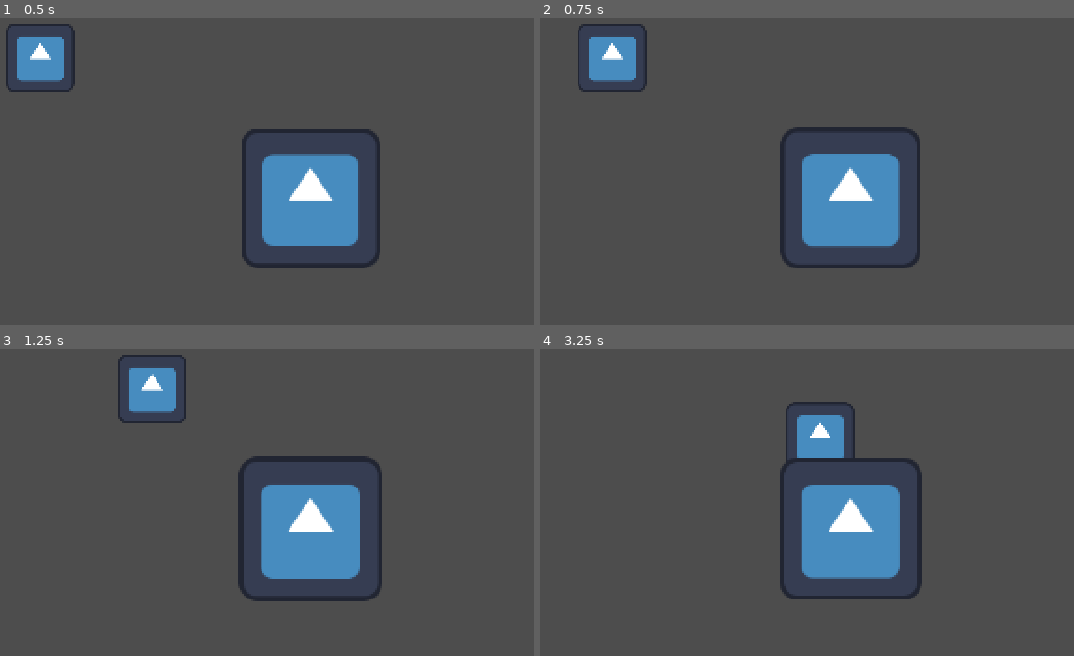
Above: before the commit, frames 1-4 (two rows, left to right).
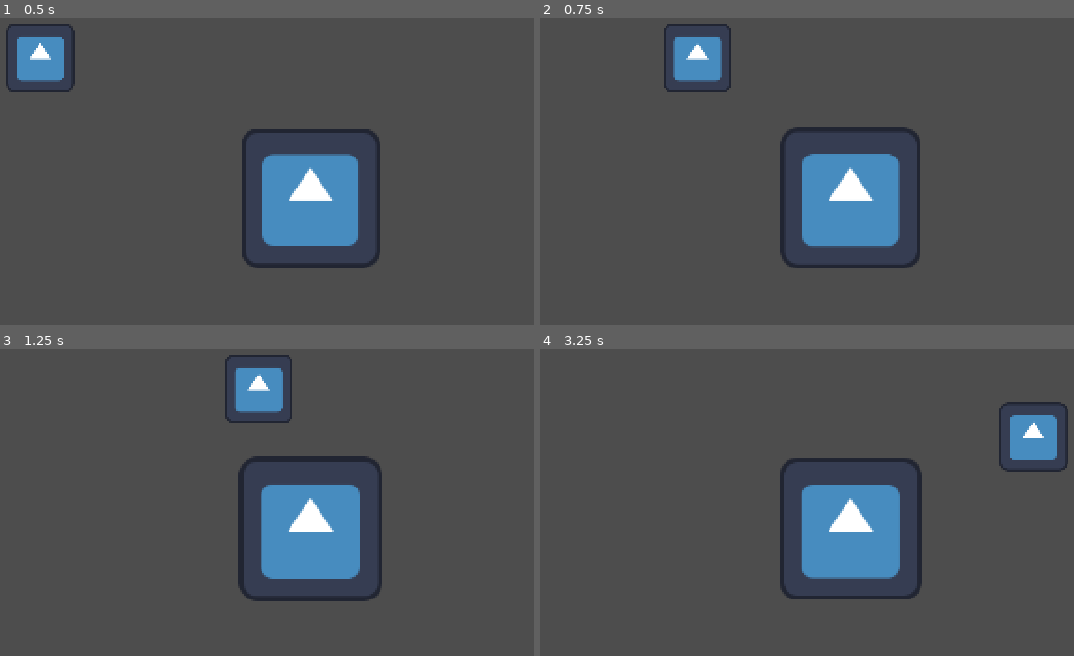
Above: after the commit, the same moments.

Repository: arrowira/minijamegam59
Game: Godot game, scene res://main.tscn
Same seed, same stepped clock (60 frames per second), same inputs: the game is played once before the commit and once after it. The engine's default icon, where the game draws it, is replaced by a stand-in: a white triangle on a blue panel in a dark square.
Inputs:
- Up to frame 1 (0.5 s): no input
- Up to frame 2 (0.75 s): hold D (right) from 0.53 s (still down); tap Space (dash) at 0.6 s
- Up to frame 3 (1.25 s): keep holding D (right)
- Up to frame 4 (3.25 s): release D (right) at 1.28 s; hold S (down) 1.28-2.03 s; tap Space (dash) at 1.35, 2.1, 2.85 s; hold D (right) 2.03-2.78 s; hold W (up) from 2.78 s (still down)

Frame 1 is identical in both runs. In frame 2, 3.3% of the frame differs, in the area x 7-36%, y 1-25%; in frame 3, 3.2%; in frame 4, 3.4%, in the area x 46-99%, y 17-41%.

Commit message:
dash finished

Diff:
--- a/project/PlayerMovement.gd
+++ b/project/PlayerMovement.gd
@@ -2,7 +2,7 @@
 
 
 @export var speed = 300.0
-@export var dashSpeed = 400.0
+@export var dashSpeed = 1500.0
 
 var dashing = false
 var dashingCD = false
@@ -16,7 +16,7 @@
 		velocity = direction*dashSpeed
 	else:
 		direction = Vector2(Input.get_axis("left", "right"),Input.get_axis("up", "down")).normalized()
-	velocity = direction*speed
+		velocity = direction*speed
 
 
 	move_and_slide()
--- a/project/player.tscn
+++ b/project/player.tscn
@@ -17,7 +17,7 @@
 shape = SubResource("CircleShape2D_hqtel")
 
 [node name="DashTimer" type="Timer" parent="." unique_id=904203615]
-wait_time = 0.5
+wait_time = 0.15
 one_shot = true
 
 [node name="DashCD" type="Timer" parent="." unique_id=2137965624]
